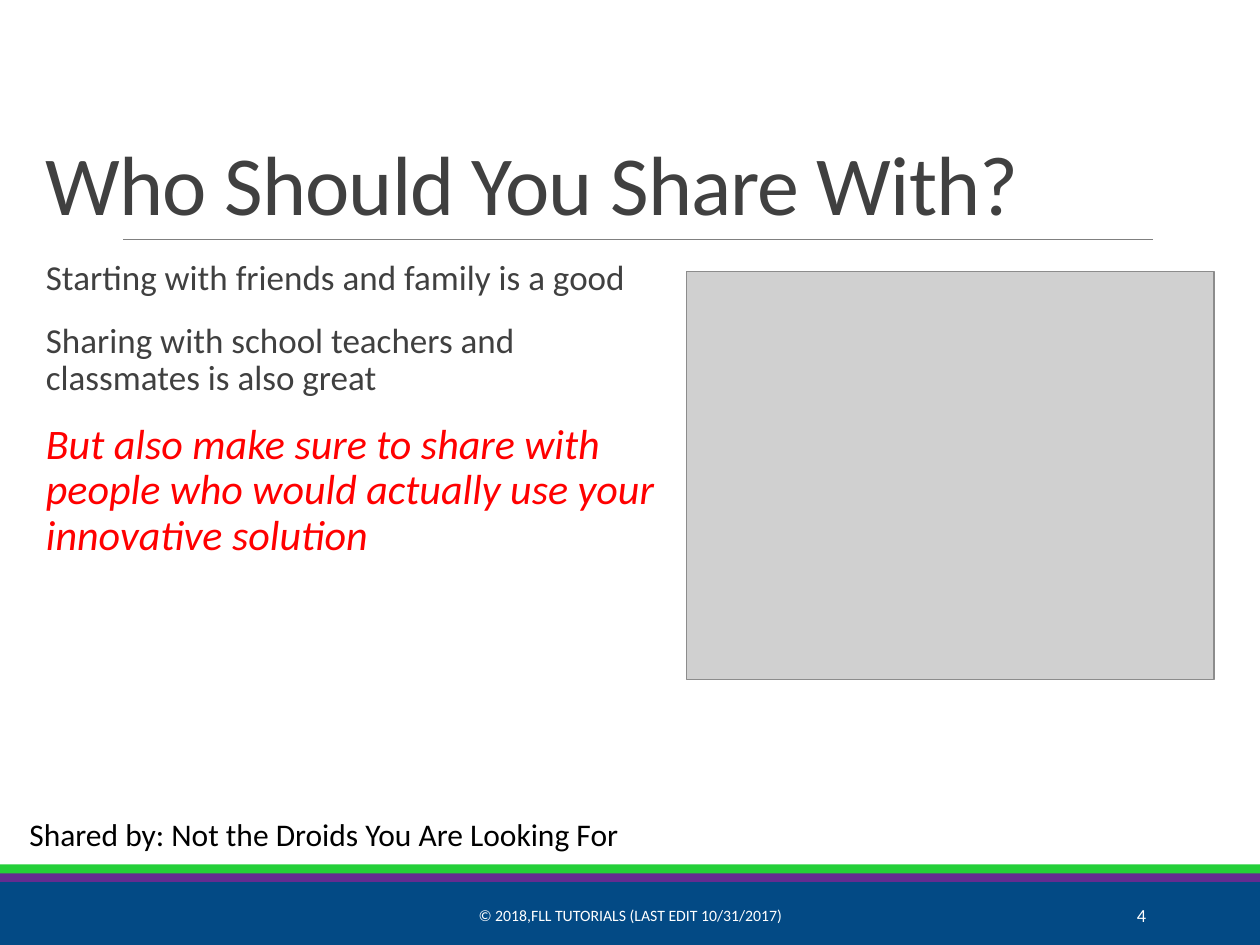
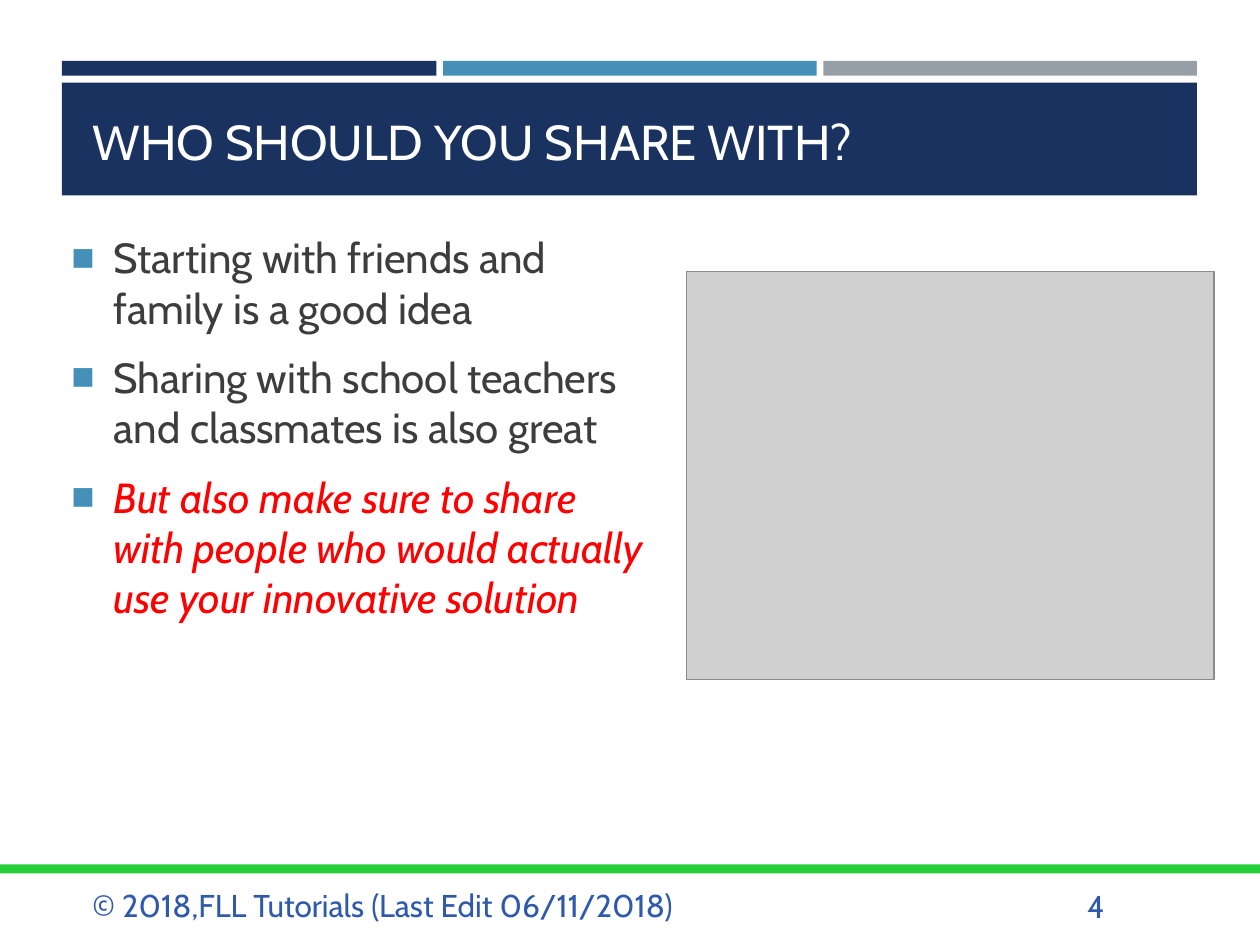
Before and after one commit to ev3lessons/FLL-Tutorials, a slide deck: slide 4 of translations/en-us/Project/Sharing.pptx. Drawn at 1260x945 pixels with LibreOffice and Linux fonts; fonts in the diff are those of the drawing; grey boxes stand for pictures. Boxes give left, top, right and bottom in pixels: in the first picture for what was removed or moved away, otherwise in the second. Text is boxed around its words. In the diff, an @@ line names an element or a change of style, - is before the commit and + after.

```diff
--- a/translations/en-us/Project/Sharing.pptx
+++ b/translations/en-us/Project/Sharing.pptx
@@ rectangle added at [62,60,436,76], fill #1A3260 @@
@@ rectangle added at [62,83,1197,195], fill #1A3260 @@
@@ rectangle added at [444,60,816,76], fill #4590B8 @@
@@ rectangle added at [824,60,1197,76], fill #969FA7 @@
@@ title at [93,123,852,161]: text changed; size 48 to 28 pt; font Calibri to Cabin; text colour #404040 to #FFFFFF @@
-Who Should You Share With?
+WHO SHOULD YOU SHARE WITH?
@@ text "Starting with friends and family ...": place and size @@
-text "Starting with friends and family ..." at [46,265,654,551]
+text "Starting with friends and family ..." at [114,241,643,623]
@@ line removed from (123, 239) to (1153, 239) @@
@@ text at [114,241,546,334]: text changed; size 20 to 24 pt; font Calibri to Cabin; text colour #404040 to #3D3D3D @@
-  Starting with friends and family is a good
+■ Starting with friends and family is a good idea
@@ text at [114,361,643,623]: size 20 to 24 pt, text colour #404040 to #3D3D3D in "Sharing with school teachers and classmates is ..."; font Calibri to Cabin in "Sharing with school teachers and classmates is ...", "But also make sure to share with ..."; bullet   to ■; line spacing 0.9 to 1; less space between paragraphs; bullet colour #E48312 to #4590B8 @@
@@ text removed at [29,824,618,852] @@
-Shared by: Not the Droids You Are Looking For
@@ rectangle removed at [0,882,1260,945] @@
@@ rectangle removed at [0,873,1260,882] @@
@@ text "© 2018,FLL Tutorials (Last Edit ..." at [122,893,673,922]: vertical alignment middle to top @@
@@ text at [122,893,673,922]: text changed; size 9 to 18 pt; font Calibri to Cabin; text colour #FFFFFF to #2F5AAC @@
-© 2018,FLL TUTORIALS (LAST EDIT 10/31/2017)
+© 2018,FLL Tutorials (Last Edit 06/11/2018)
@@ page number: place and size @@
-page number at [1137,910,1146,922]
+page number at [1087,896,1105,918]
@@ page number at [1087,896,1105,918]: size 10.5 to 18 pt, font Calibri to Cabin, text colour #FFFFFF to #2F5AAC; alignment right to left; vertical alignment middle to top @@
```
Also in this commit, not shown: 7 other slides changed, 10 other files.
